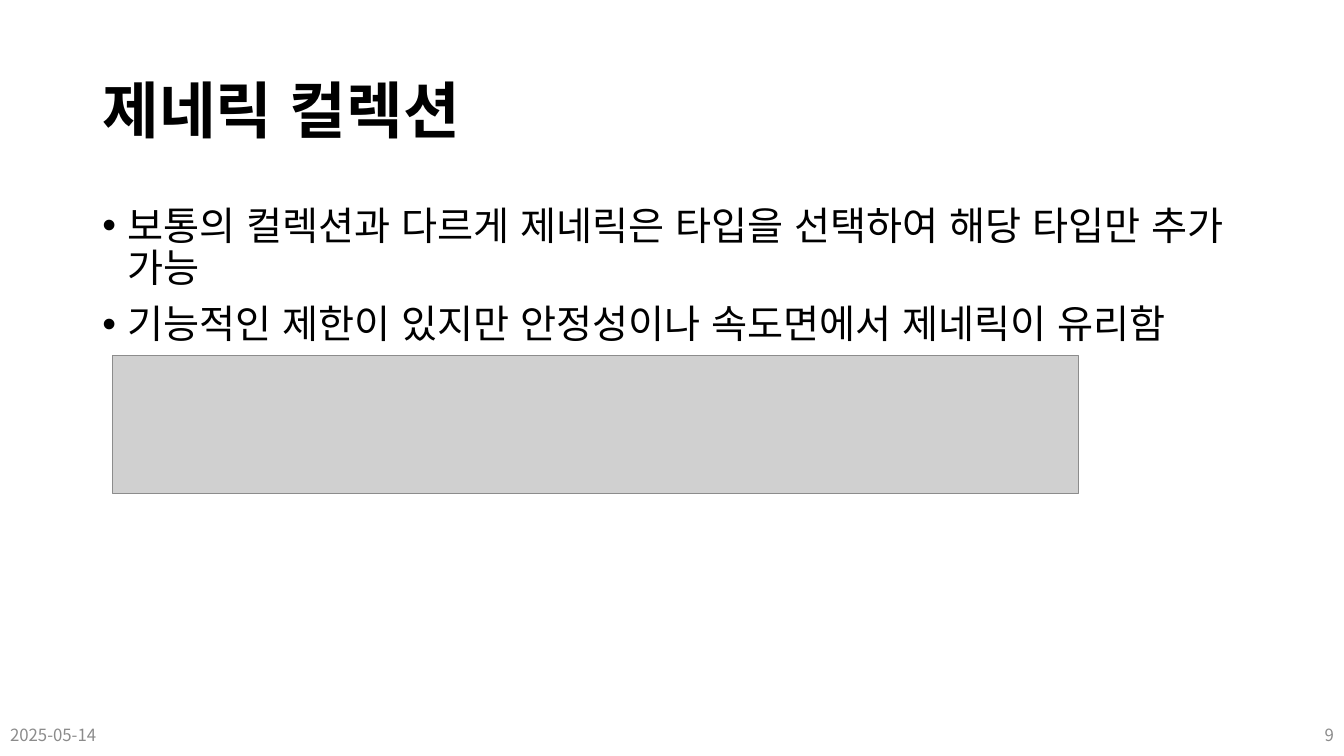
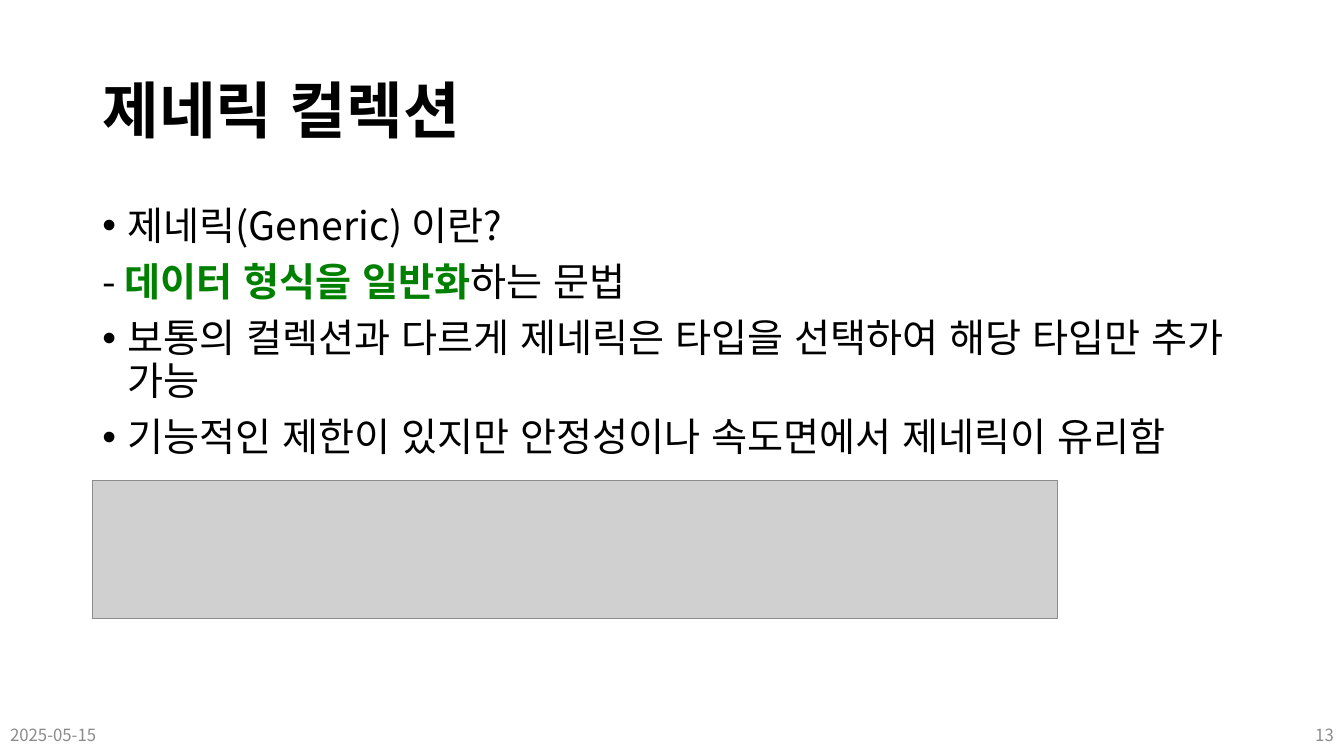
Before and after one commit to Leader-Lesson/KDT_SF_Short_5th, a slide deck: slide 13 of material/14_CSharp_심화문법 (컬렉션).pptx (slide 9 before the commit). Drawn at 1344x756 pixels with LibreOffice and Linux fonts; fonts in the diff are those of the drawing; grey boxes stand for pictures; background and template pictures are left out. Boxes give left, top, right and bottom in pixels: in the first picture for what was removed or moved away, otherwise in the second. Text is boxed around its words. In the diff, an @@ line names an element or a change of style, - is before the commit and + after.

```diff
--- a/material/14_CSharp_심화문법 (컬렉션).pptx
+++ b/material/14_CSharp_심화문법 (컬렉션).pptx
@@ text at [125,207,626,300]: paragraphs added @@
+• 제네릭(Generic) 이란?
+- 데이터 형식을 일반화하는 문법
@@ picture: place and size @@
-picture at [113,355,1079,493]
+picture at [93,481,1059,619]
@@ text at [10,728,96,741]: text changed @@
-2025-05-14
+2025-05-15
@@ page number at [1315,728,1334,741]: text changed @@
-9
+13
```
Also in this commit, not shown: 12 other slides changed, 5 slides added, 17 slides removed, 27 other files.
